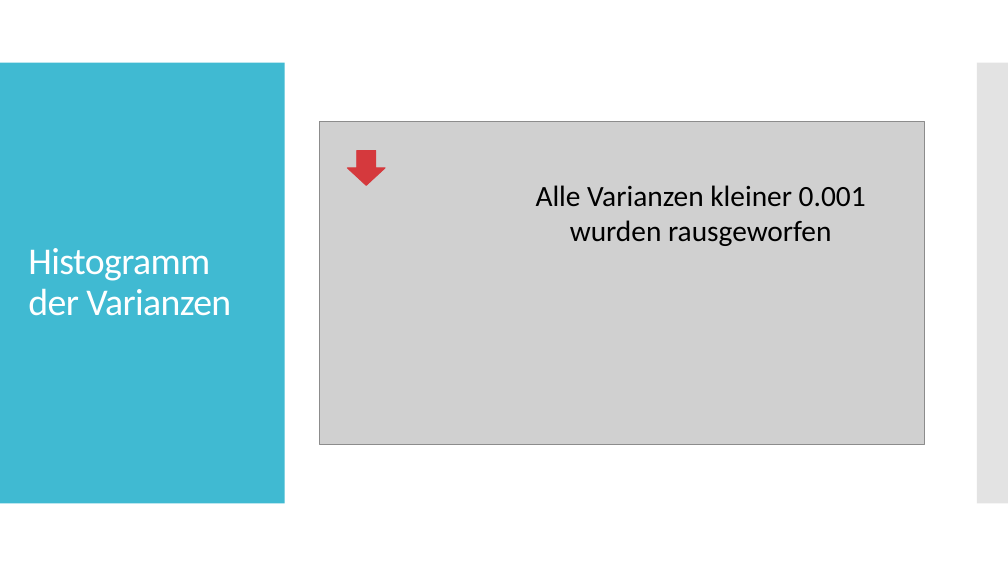
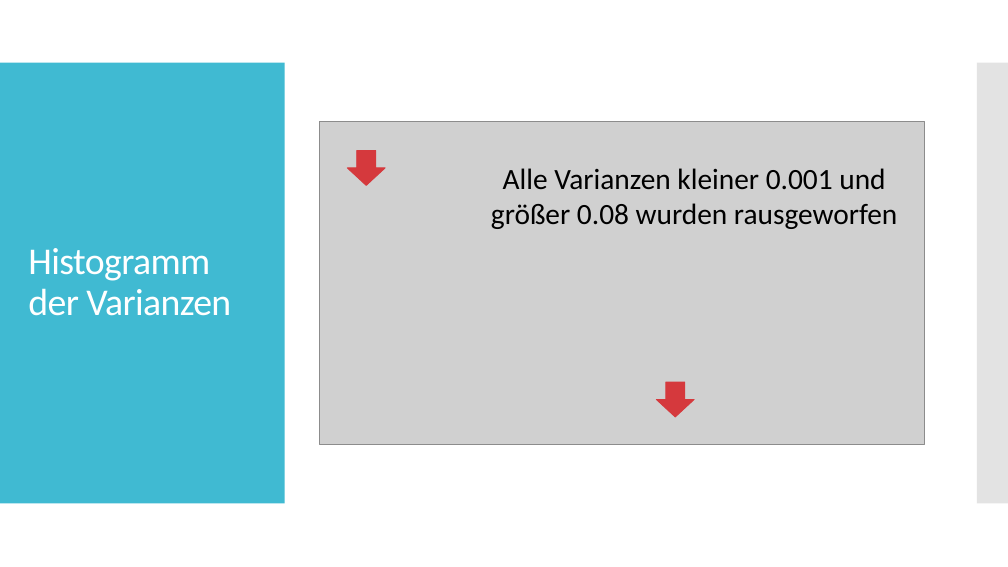
Before and after one commit to christianneumannCAU/Master-CAU, a slide deck: slide 4 of 03_exposé/Results.pptx. Drawn at 1008x567 pixels with LibreOffice and Linux fonts; fonts in the diff are those of the drawing; grey boxes stand for pictures. Boxes give left, top, right and bottom in pixels: in the first picture for what was removed or moved away, otherwise in the second. Text is boxed around its words. In the diff, an @@ line names an element or a change of style, - is before the commit and + after.

```diff
--- a/03_exposé/Results.pptx
+++ b/03_exposé/Results.pptx
@@ text at bbox=[491, 168, 897, 229]: text changed @@
-Alle Varianzen kleiner 0.001
-wurden rausgeworfen
+Alle Varianzen kleiner 0.001 und
+größer 0.08 wurden rausgeworfen
@@ down arrow added at bbox=[656, 382, 694, 417], fill #D5393D, outline #D5393D 0.85 pt @@
```
Also in this commit, not shown: 1 other slide changed, 16 other files.
